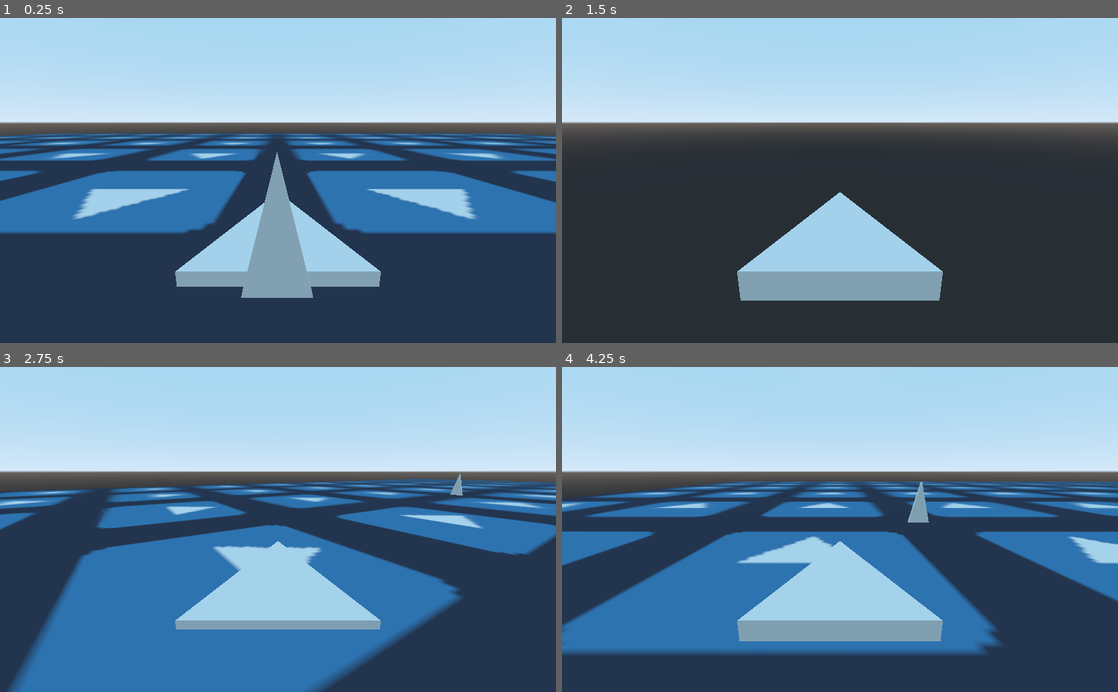
Above: before the commit, frames 1-4 (two rows, left to right).
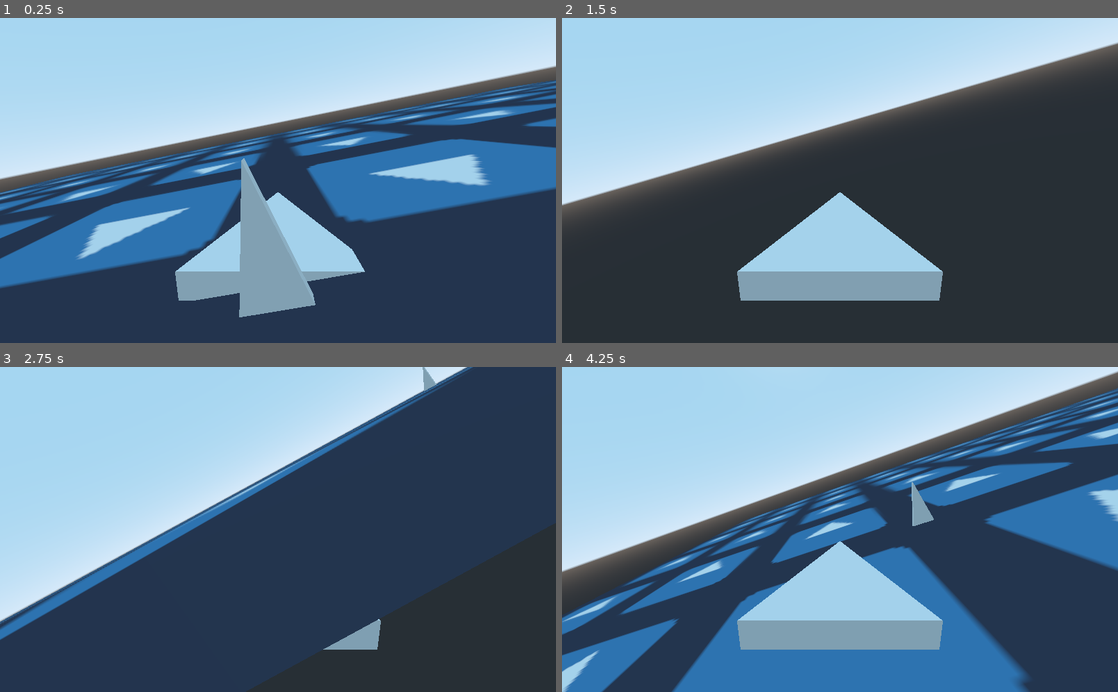
Above: after the commit, the same moments.

Repository: winston-yallow/godot_wild_jam_20
Game: Godot game, scene res://maps/00_Test.tscn
Two runs of this game, one before a commit and one after it. Both use one fixed random seed, a clock stepped at 60 frames per second and the inputs below. The engine's default icon, where the game draws it, is replaced by a stand-in: a white triangle on a blue panel in a dark square.
Inputs:
- Up to frame 1 (0.25 s): no input
- Up to frame 2 (1.5 s): hold D (game_right) 0.53-1.28 s; hold S (game_down) from 1.28 s (still down)
- Up to frame 3 (2.75 s): release S (game_down) at 2.03 s; hold D (game_right) from 2.03 s (still down)
- Up to frame 4 (4.25 s): release D (game_right) at 2.78 s; hold W (game_up) 2.78-3.53 s; hold A (game_left) from 3.53 s (still down)

The runs differ from the first frame. In frame 1, 35% of the frame differs, in the area x 0-100%, y 9-93%; in frame 2, 19%; in frame 3, 75%, in the area x 0-100%, y 0-100%; in frame 4, 50%.

Commit message:
Implement path selection

Diff:
--- a/game/pathways/Pathway.gd
+++ b/game/pathways/Pathway.gd
@@ -16,6 +16,11 @@
 
 func get_desired_rotation() -> float:
     return _selection_rotation
+
+
+func get_direction_vector() -> Vector3:
+    var vec := Vector3.UP.rotated(Vector3.FORWARD, get_desired_rotation())
+    return transform.basis.xform_inv(vec)
 
 
 func get_global_curve() -> Curve3D:
--- a/game/player/Player.gd
+++ b/game/player/Player.gd
@@ -3,7 +3,7 @@
 
 export var speed := 8.0
 export var drift := 2.0
-export var smoothness := 5.0
+export var smoothness := 6.0
 export var lookahead := 0.5
 export var first_path: NodePath = '.'
 
@@ -27,8 +27,8 @@
     desired = global_transform
     current = get_node(first_path).get_global_curve()
     offset = 0.0
-    var ahead := _interpolate_offset(offset + lookahead)
-    var start := _interpolate_offset(offset, true)
+    var ahead := _interpolate_offset(offset + lookahead, Vector3.UP)
+    var start := _interpolate_offset(offset, Vector3.UP, true)
     look_at_from_position(start, ahead, Vector3.UP)
 
 
@@ -44,10 +44,9 @@
     direction = global_transform.basis.xform(direction)
 
     offset += delta * speed
-    var ahead := _interpolate_offset(offset + lookahead)
-    var start := _interpolate_offset(offset, true)
+    var ahead := _interpolate_offset(offset + lookahead, direction)
+    var start := _interpolate_offset(offset, direction, true)
     var up := Vector3(-5, 20, 0) - global_transform.origin
-    up = Vector3.UP
 
     desired.origin = start + direction
     desired = desired.looking_at(ahead + direction, up)
@@ -55,7 +54,10 @@
     global_transform = global_transform.interpolate_with(desired, delta * smoothness)
 
 
-func _interpolate_offset(offs: float, make_current := false) -> Vector3:
+# warning-ignore:unused_argument
+func _interpolate_offset(offs: float, direction: Vector3, make_current := false) -> Vector3:
+    if not direction:
+        direction = Vector3.UP
     if offs >= current.get_baked_length():
         var remaining := offs - current.get_baked_length()
         if not has_next:
@@ -63,7 +65,7 @@
                 push_error('Path ended without any possible continuations!')
                 return current.interpolate_baked(current.get_baked_length())
             # TODO: Use actual logic to determine which path to choose
-            next = possible_pathways[0].get_global_curve()
+            next = _get_best_pathway(direction).get_global_curve()
             has_next = true
             possible_pathways.clear()
         if make_current:
@@ -73,6 +75,17 @@
         return next.interpolate_baked(remaining)
     else:
         return current.interpolate_baked(offs)
+
+
+func _get_best_pathway(direction: Vector3) -> Pathway:
+    var best := possible_pathways[0] as Pathway
+    var best_angle := best.get_direction_vector().angle_to(direction)
+    for pathway in possible_pathways:
+        var angle := pathway.get_direction_vector().angle_to(direction) as float
+        if angle < best_angle:
+            best = pathway
+            best_angle = angle
+    return best
 
 
 func _on_pathway_entered(other: Area):
